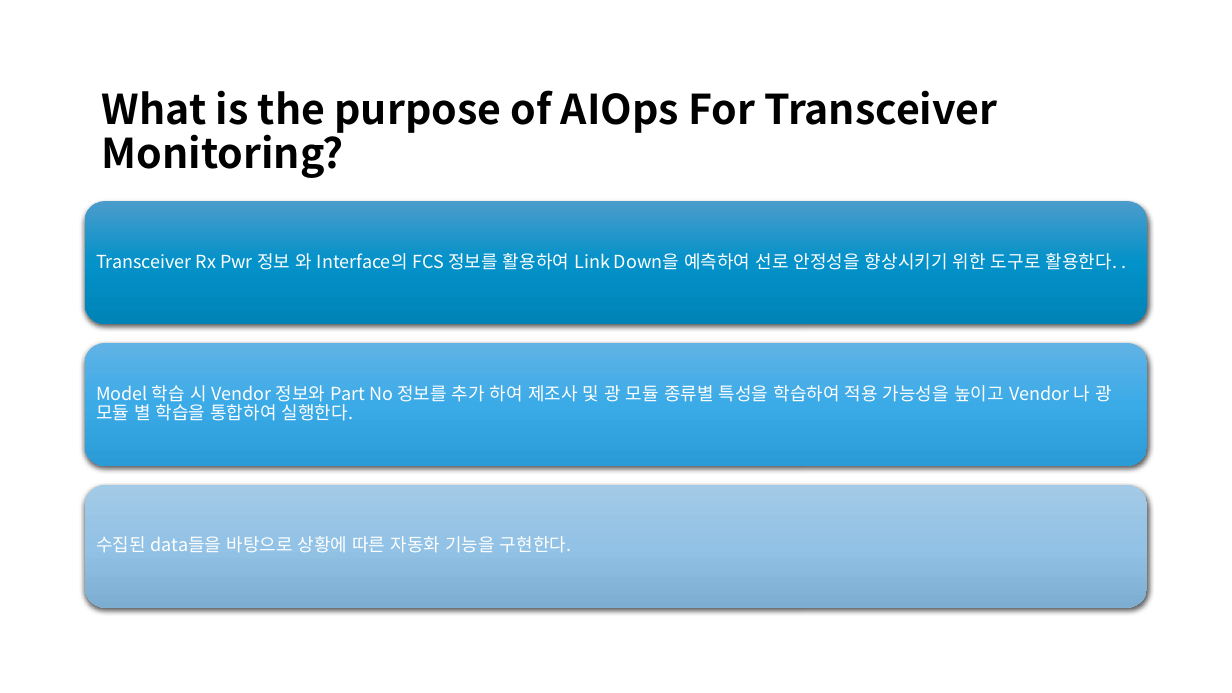
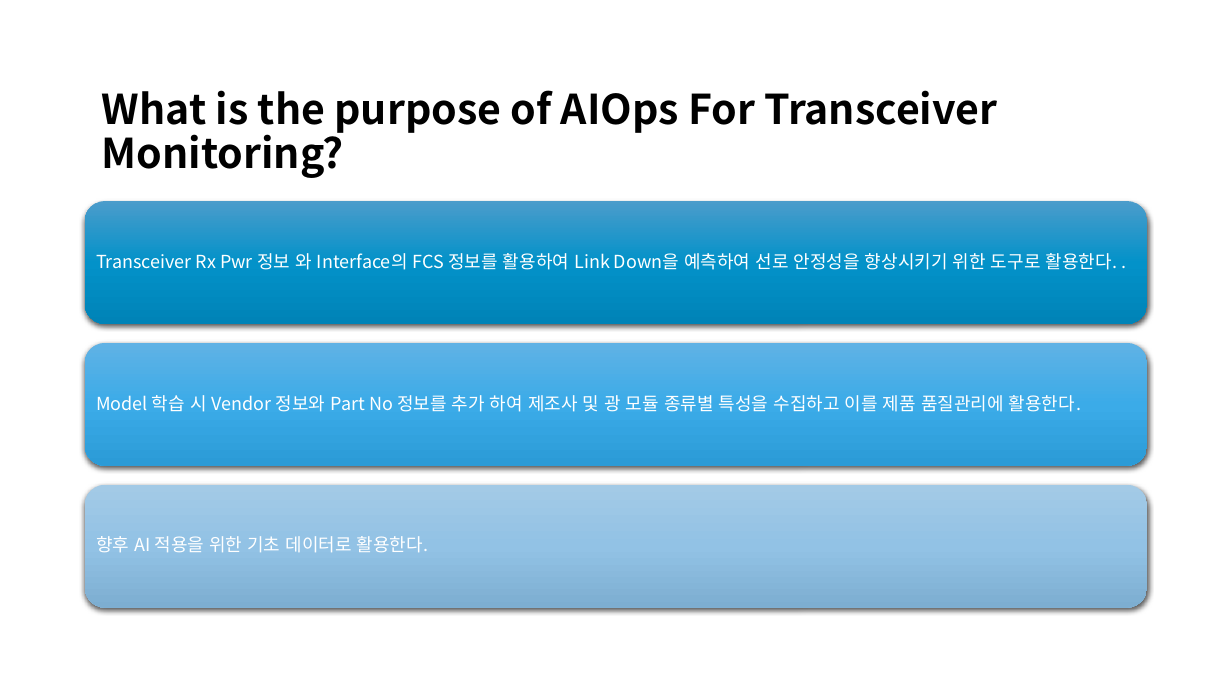
Before and after one commit to jaehun-jang/AI-ML, a slide deck: slide 3 of AIOPS/AIOPS For Transceiver Monitoring.pptx. Drawn at 1232x693 pixels with LibreOffice and Linux fonts; fonts in the diff are those of the drawing. Boxes give left, top, right and bottom in pixels: in the first picture for what was removed or moved away, otherwise in the second. Text is boxed around its words. In the diff, an @@ line names an element or a change of style, - is before the commit and + after.

```diff
--- a/AIOPS/AIOPS For Transceiver Monitoring.pptx
+++ b/AIOPS/AIOPS For Transceiver Monitoring.pptx
@@ text at [96, 395, 1081, 412]: text changed @@
-Model 학습 시 Vendor 정보와 Part No 정보를 추가 하여 제조사 및 광 모듈 종류별 특성을 학습하여 적용 가능성을 높이고 Vendor 나 광 모듈 별 학습을 통합하여 실행한다.
+Model 학습 시 Vendor 정보와 Part No 정보를 추가 하여 제조사 및 광 모듈 종류별 특성을 수집하고 이를 제품 품질관리에 활용한다.
@@ text at [96, 536, 429, 553]: text changed @@
-수집된 data들을 바탕으로 상황에 따른 자동화 기능을 구현한다.
+향후 AI 적용을 위한 기초 데이터로 활용한다.
```
Also in this commit, not shown: 7 other slides changed, 4 other files.
